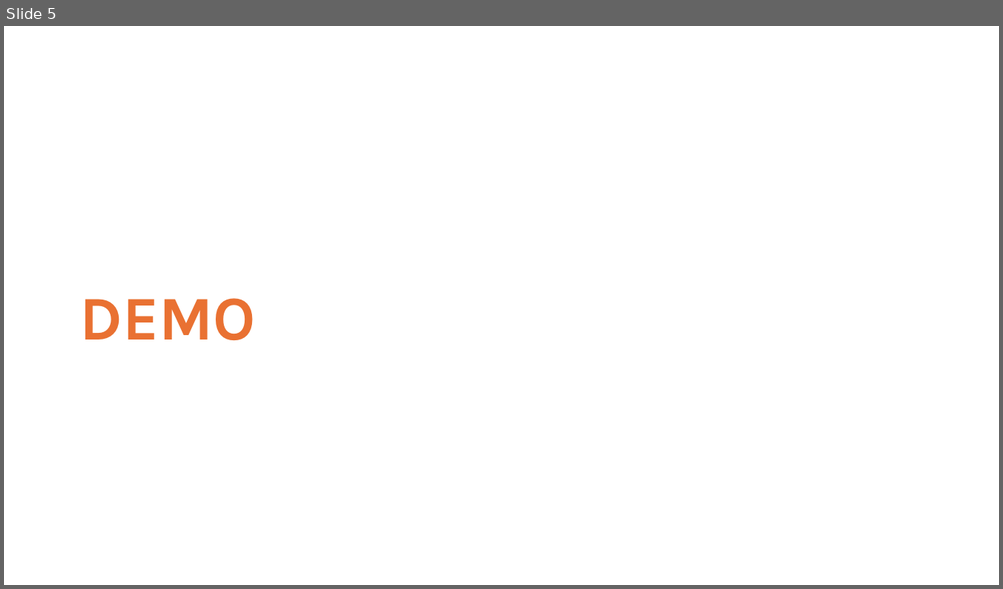
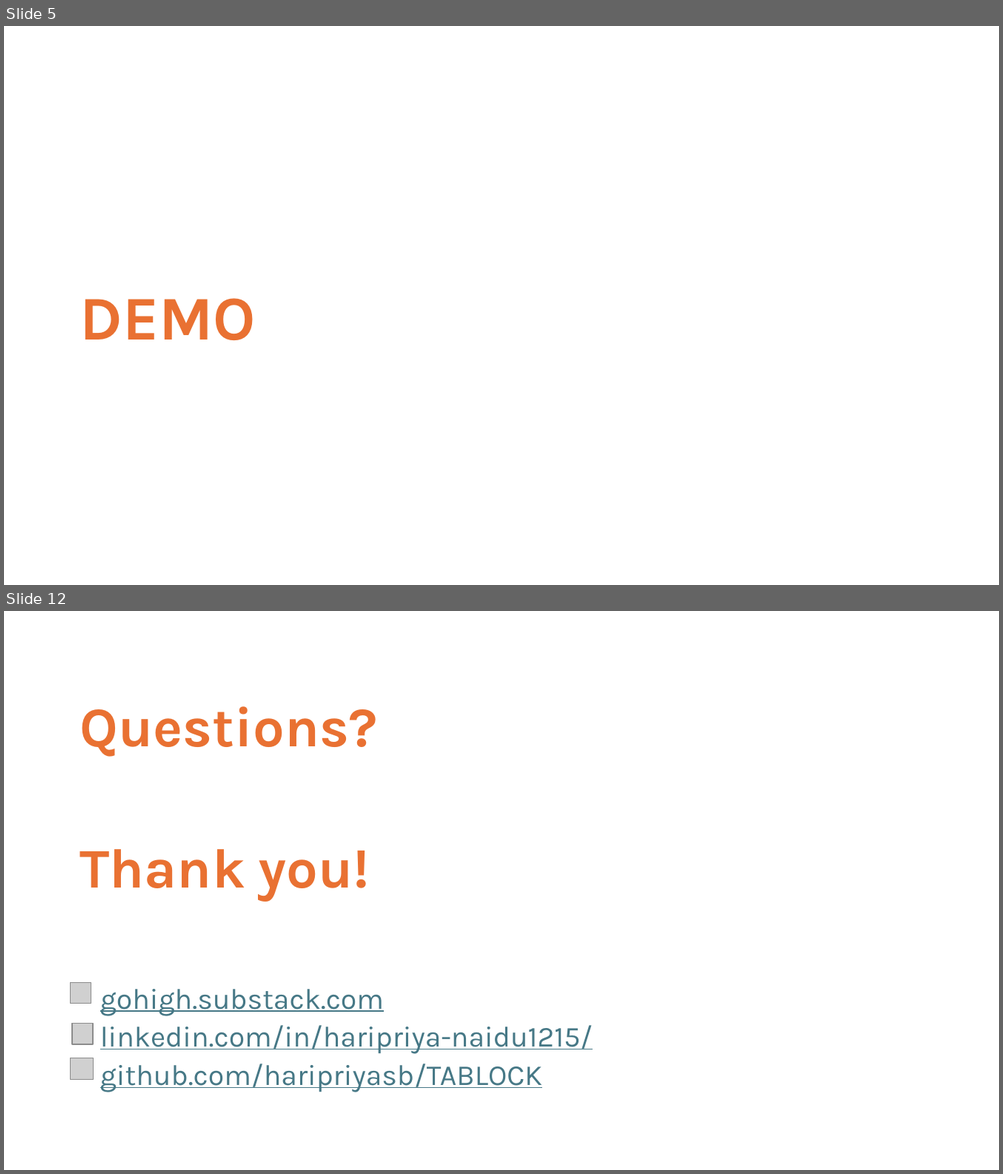
Before and after one commit to haripriyasb/TABLOCK, a slide deck: Load Data Faster.pptx. Shown one above the other, each under a label of ours: slide 5 before the commit, slides 5 and 12 after it; the slides between them are not shown. The pictures are 1003x589 and 1003x1174 pixels, drawn with LibreOffice and Linux fonts; fonts in the diff are those of the drawing; grey boxes stand for pictures. Boxes give left, top, right and bottom in pixels: in the first picture for what was removed or moved away, otherwise in the second. Text is boxed around its words. In the diff, an @@ line names an element or a change of style, - is before the commit and + after.

```diff
--- a/Load Data Faster.pptx
+++ b/Load Data Faster.pptx
@@ slide 12 added at [4,611,999,1170], background #FFFFFF @@
@@ text added at [79,706,378,902], 54 pt, text #E97132, bold @@
+Questions?
+Thank you!
@@ picture added at [71,982,91,1003] @@
@@ text added at [100,989,593,1093], 28 pt, text #467886, underline @@
+  gohigh.substack.com
+  linkedin.com/in/haripriya-naidu1215/
+  github.com/haripriyasb/TABLOCK
@@ picture added at [72,1024,93,1045] @@
@@ picture added at [71,1059,94,1079] @@
```
Also in this commit, not shown: 7 slides changed, 2 other slides added, 1 slide removed.
